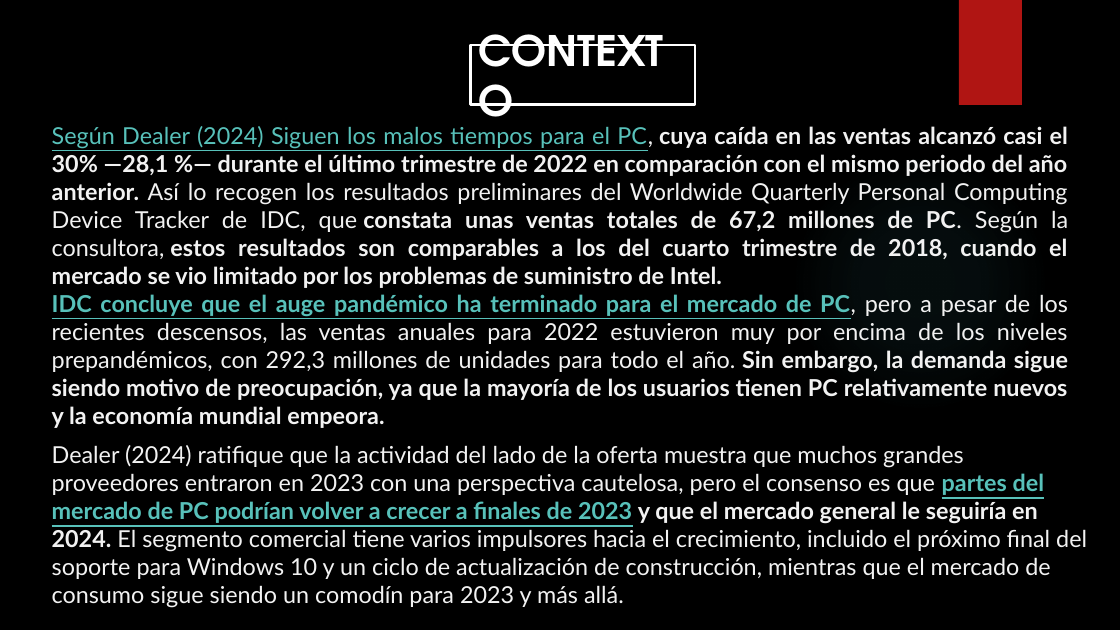
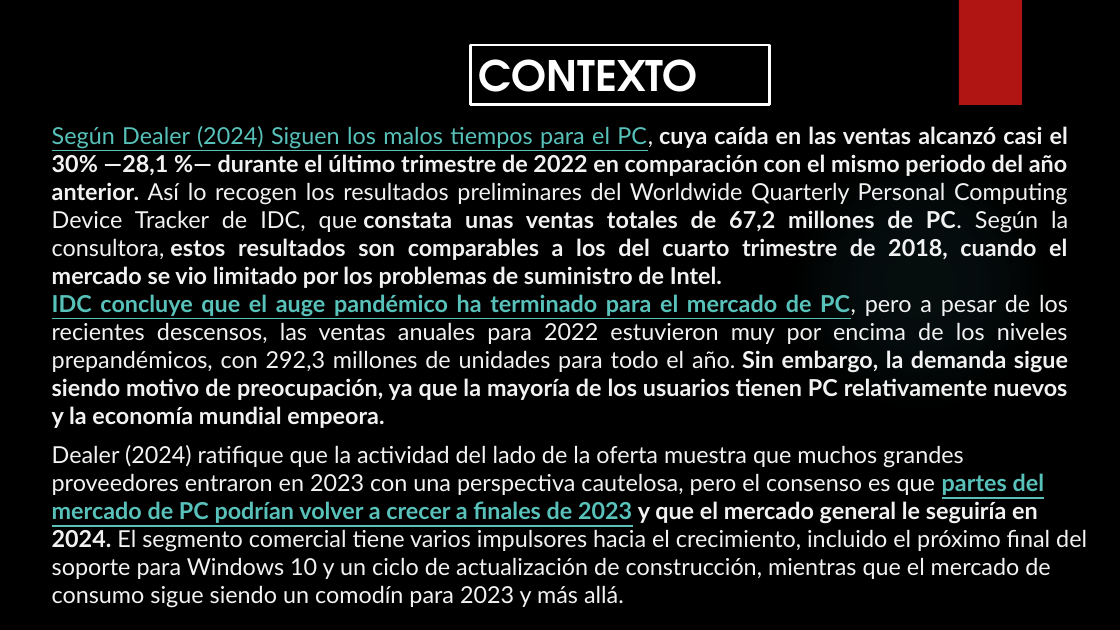
Before and after one commit to Isaac244/Proyecto_Machine_Learning, a slide deck: slide 2 of PROYECTO-MACHINE-LEARNING.pptx. Drawn at 1120x630 pixels with LibreOffice and Linux fonts; fonts in the diff are those of the drawing; background and template pictures are left out. Boxes give left, top, right and bottom in pixels: in the first picture for what was removed or moved away, otherwise in the second. Text is boxed around its words. In the diff, an @@ line names an element or a change of style, - is before the commit and + after.

```diff
--- a/PROYECTO-MACHINE-LEARNING.pptx
+++ b/PROYECTO-MACHINE-LEARNING.pptx
@@ rectangle "CONTEXTO" resized from (x1=471, y1=45, x2=695, y2=105) to (x1=471, y1=45, x2=770, y2=105) @@
```
Also in this commit, not shown: 1 other slide changed, 1 other file.
